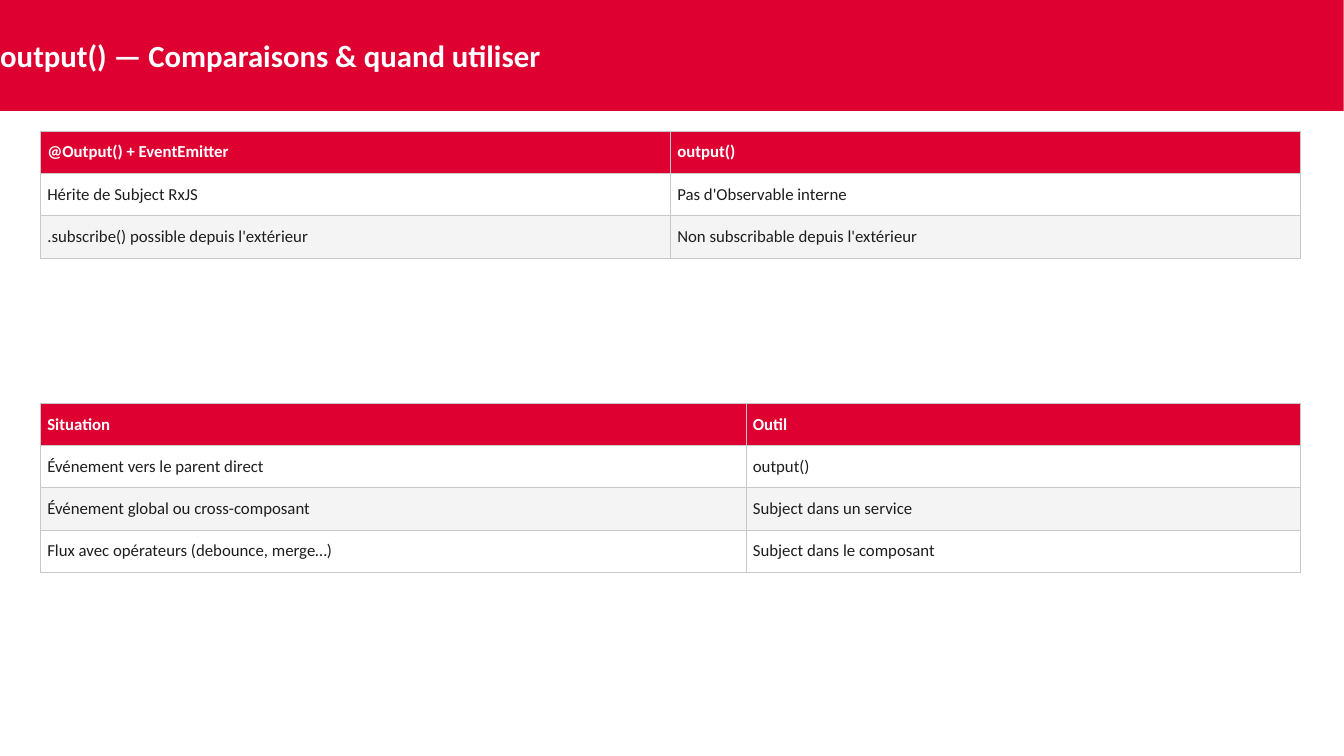
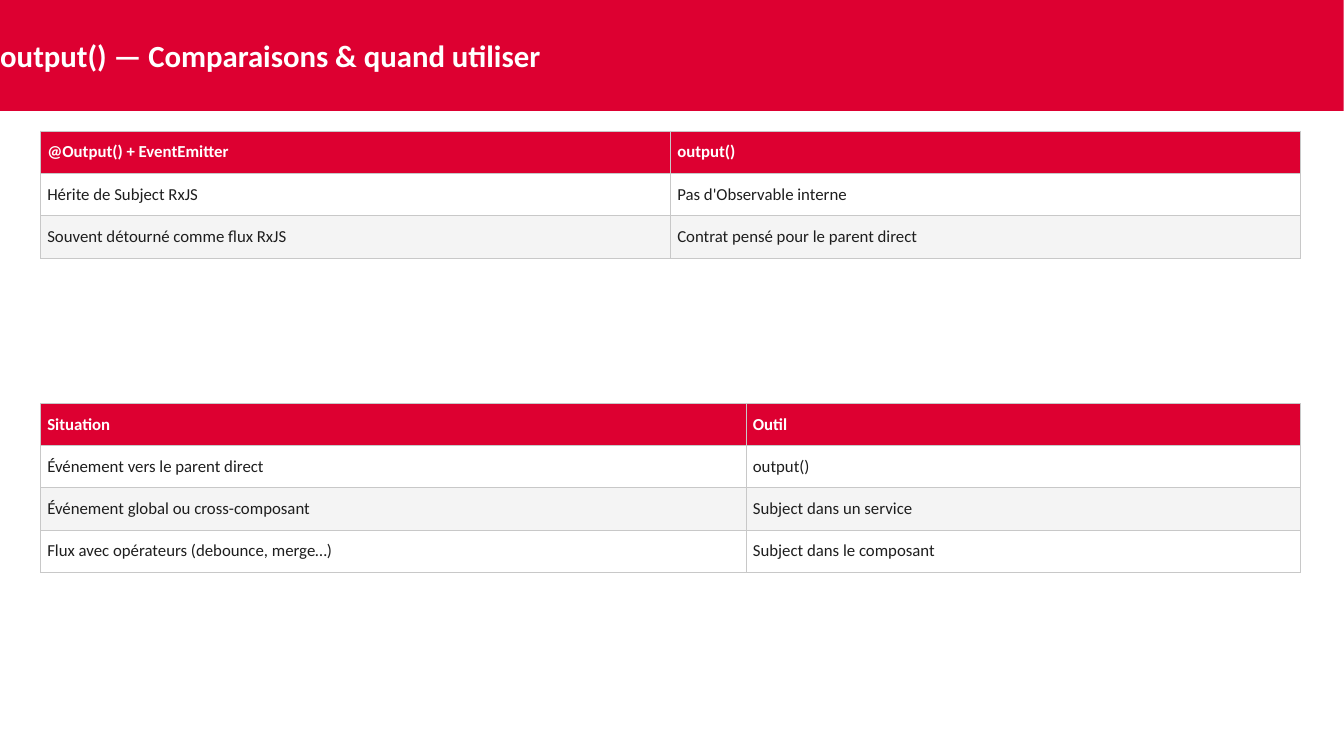
Before and after one commit to AchrafSlaoui/dojo-angular, a slide deck: slide 19 of docs/dojo-signals.pptx (slide 18 before the commit). Drawn at 1344x756 pixels with LibreOffice and Linux fonts; fonts in the diff are those of the drawing. Boxes give left, top, right and bottom in pixels: in the first picture for what was removed or moved away, otherwise in the second. Text is boxed around its words. In the diff, an @@ line names an element or a change of style, - is before the commit and + after.

```diff
--- a/docs/dojo-signals.pptx
+++ b/docs/dojo-signals.pptx
@@ table at box(40, 131, 1301, 249) @@
-row 3, column 1: .subscribe() possible depuis l'extérieur
+row 3, column 1: Souvent détourné comme flux RxJS
-row 3, column 2: Non subscribable depuis l'extérieur
+row 3, column 2: Contrat pensé pour le parent direct
```
Also in this commit, not shown: 3 other slides changed, 1 slide added, 2 other files.
